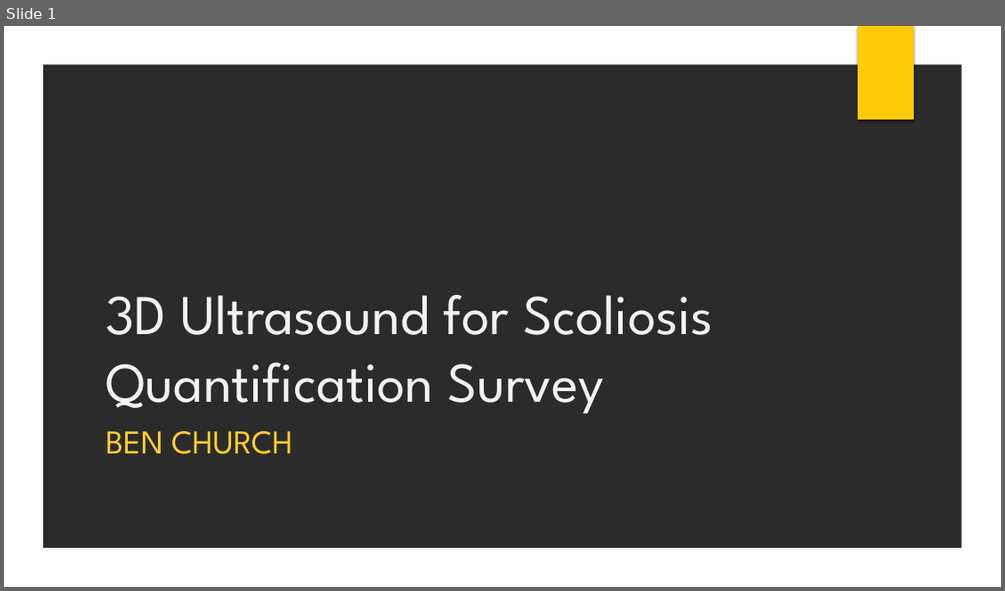
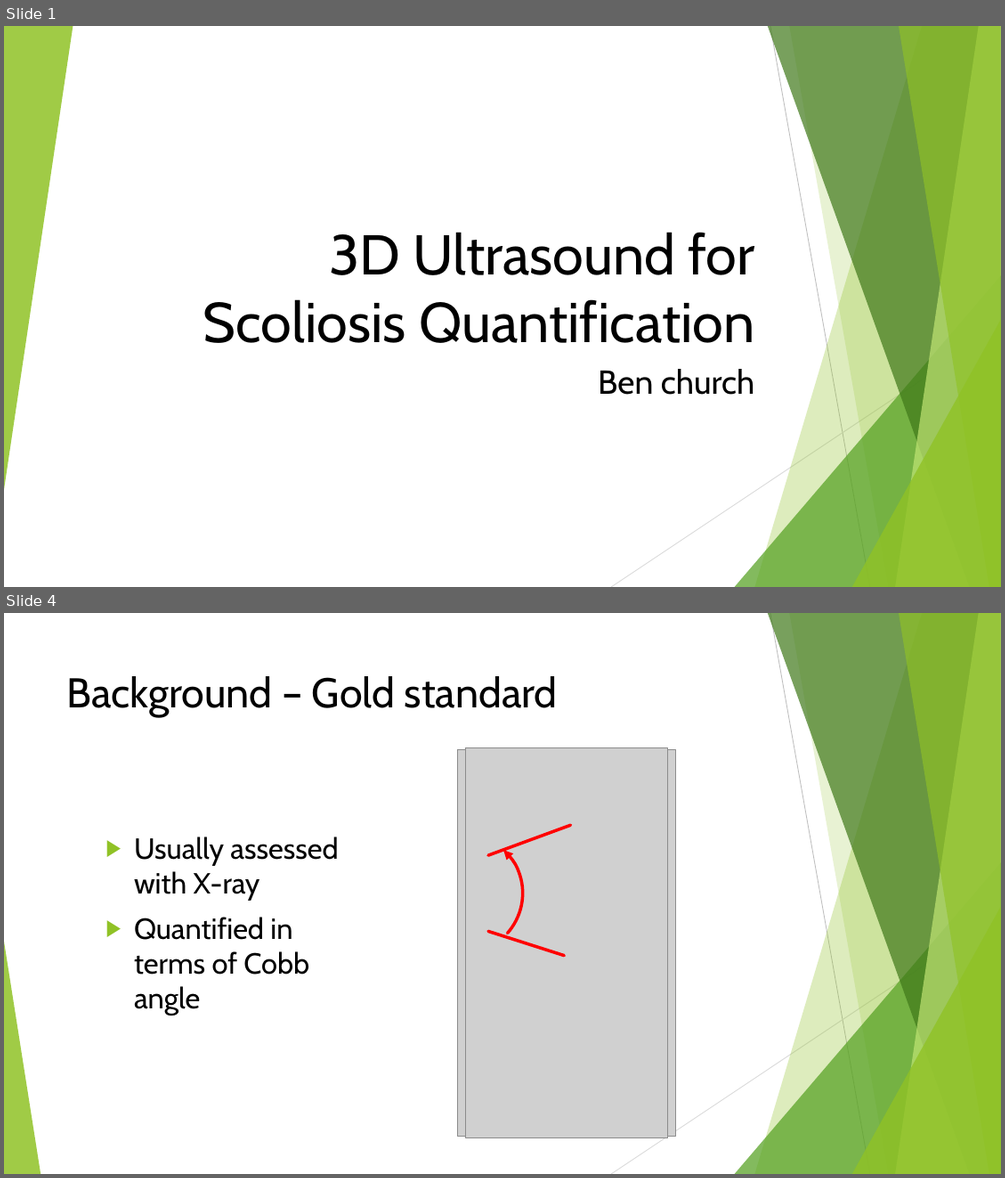
Before and after one commit to BenChurch/Fall2016, a slide deck: CISC897/FinalSurvey/Presentation/SurveyPresentation.pptx. Shown one above the other, each under a label of ours: slide 1 before the commit, slides 1 and 4 after it; the slides between them are not shown. The pictures are 1005x591 and 1005x1178 pixels, drawn with LibreOffice and Linux fonts; fonts in the diff are those of the drawing; grey boxes stand for pictures; background and template pictures are left out; a plain dark background stands for a picture behind light text. Boxes give left, top, right and bottom in pixels: in the first picture for what was removed or moved away, otherwise in the second. Text is boxed around its words. In the diff, an @@ line names an element or a change of style, - is before the commit and + after.

```diff
--- a/CISC897/FinalSurvey/Presentation/SurveyPresentation.pptx
+++ b/CISC897/FinalSurvey/Presentation/SurveyPresentation.pptx
@@ slide 4 added at [4,613,1001,1174], background #FFFFFF; not listed: 9 template elements that a slide beside it also shows @@
@@ title added at [67,676,558,718], 40 pt, text #000000 @@
+Background – Gold standard
@@ picture added at [458,750,676,1136] @@
@@ picture added at [466,747,668,1138] @@
@@ arc (boxed as its full ellipse) added at [381,811,547,978], outline #FF0000 3 pt @@
@@ line added from (571, 826) to (488, 855), #FF0000 3 pt @@
@@ text added at [134,836,338,1015], 28 pt, text #000000 @@
+▶ Usually assessed with X-ray
+▶ Quantified in terms of Cobb angle
@@ line added from (564, 956) to (488, 931), #FF0000 3 pt @@
@@ triangle added at [4,941,40,1174], fill #90C226 at 85% opacity @@
@@ slide 1 changed as well @@
@@ background picture (left out) to #FFFFFF @@
@@ freeform shape removed at [4,26,1001,587] @@
@@ group added at [4,26,1001,587]: 5 freeform shapes, 3 triangles, 2 lines @@
@@ rectangle removed at [858,26,914,119] @@
@@ title at [203,232,754,343]: text changed; font League Spartan to Cabin; text colour #F2F2F2 to #000000 @@
-3D Ultrasound for Scoliosis Quantification Survey
+3D Ultrasound for Scoliosis Quantification
@@ subtitle at [598,369,754,394]: text changed; font League Spartan to Cabin; text colour #FFD129 to #000000 @@
-BEN CHURCH
+Ben church
```
Also in this commit, not shown: 1 other slide changed, 2 other slides added, 1 slide removed, 22 other files.
